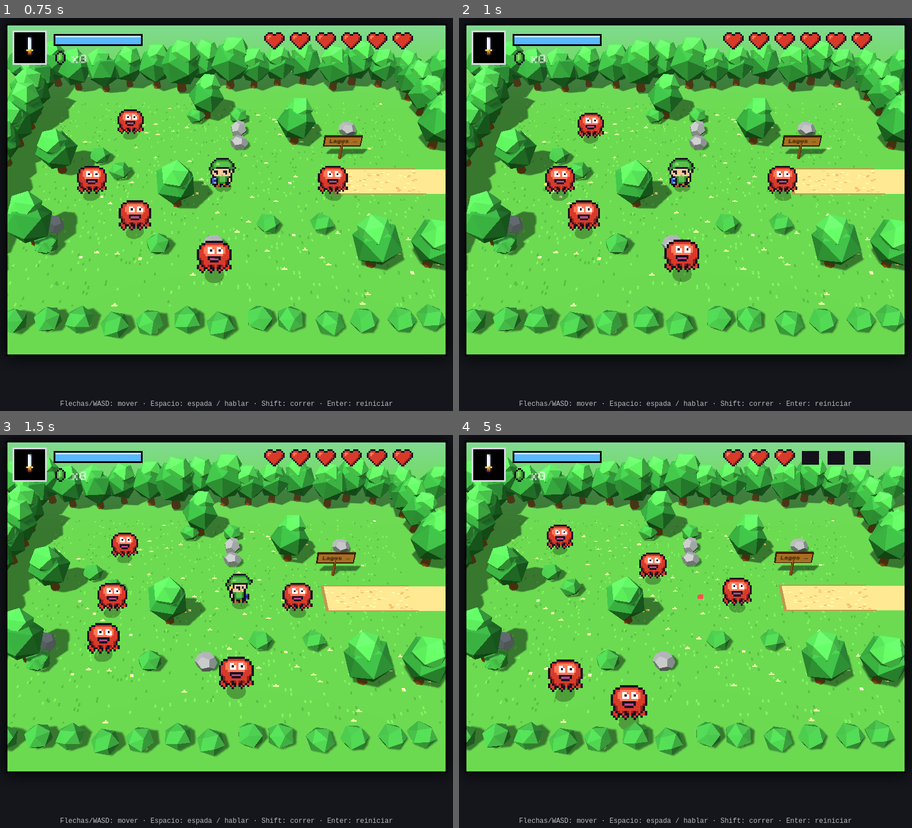
Above: before the commit, frames 1-4 (two rows, left to right).
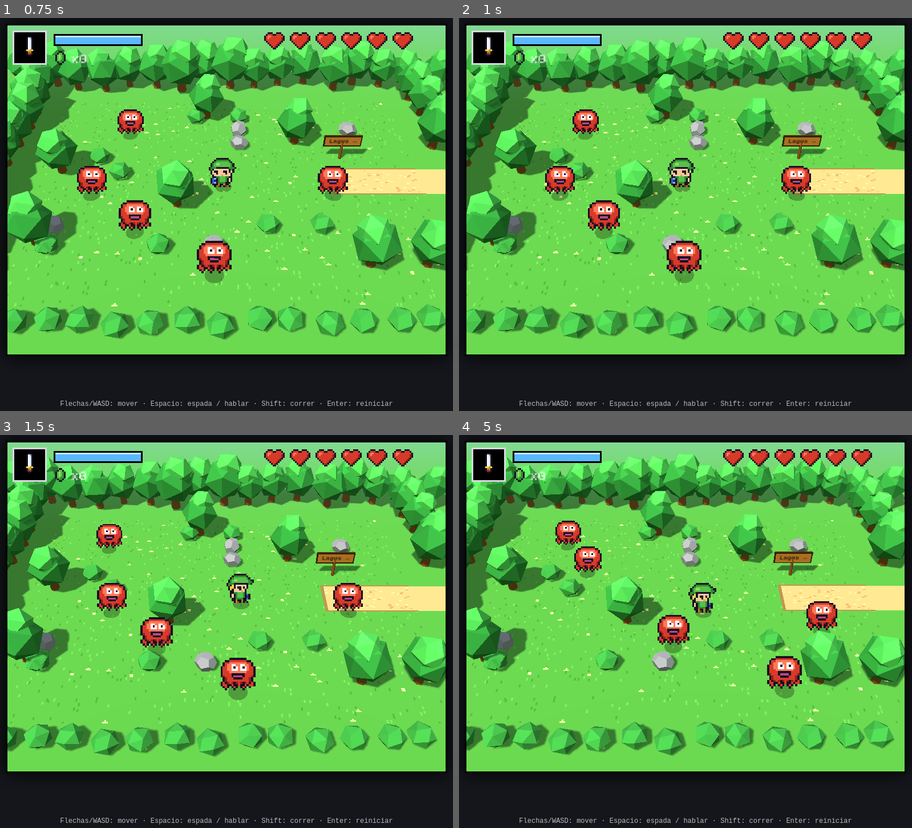
Above: after the commit, the same moments.

Repository: angelo12358/mi-juego-zelda
Game: browser game, page index.html
Same seed, same stepped clock (60 frames per second), same inputs: the game is played once before the commit and once after it.
Inputs (mouse positions are in pixels of both pictures, inside the frame that each line leads up to):
- Up to frame 1 (0.75 s): click (226, 190) at 0.27 s
- Up to frame 2 (1 s): no input
- Up to frame 3 (1.5 s): hold Right from 1.03 s (still down); tap Space at 1.1 s
- Up to frame 4 (5 s): release Right at 1.53 s; hold Down 1.58-1.85 s; tap Space every 0.5 s from 1.6 to 4.6 s; hold Left 1.9-2.47 s; hold Up 2.52-2.82 s; tap D at 2.52 s; hold Right 2.87-3.53 s; hold Up 3.58-3.82 s; hold Left 3.87-4.3 s; hold Down 4.35-4.68 s; hold Right from 4.73 s (still down)

Frame 1 is identical in both runs. In frame 2, 2.4% of the frame differs, in the area x 24-78%, y 23-68%; in frame 3, 5.2%; in frame 4, 10%, in the area x 1-99%, y 3-82%.

Commit message:
Espada: tajo en arco y remolino cargado
- Toque de Espacio: tajo en arco frente al personaje, con estela blanca.
- Mantener Espacio: el personaje carga la espada (camina más lento y no
  se voltea); la hoja brilla cada vez más y parpadea azul al estar lista.
- Soltar con la carga llena: remolino de una vuelta completa que golpea
  a todos los enemigos alrededor (2 de daño) y los empuja.
- La espada ahora es un modelo 3D que gira alrededor del jugador.

Co-Authored-By: Claude Opus 5.5 <noreply@anthropic.com>

Diff:
--- a/index.html
+++ b/index.html
@@ -269,7 +269,7 @@
 function rand(a,b){ return Math.floor(Math.random()*(b-a+1))+a; }
 const arboles=[], arbustos=[], rocas=[];
 const p = { x:120, y:90, w:10, h:10, vel:0.9, dir:'abajo', vida:6, vidaMax:6, est:100,
-            atacando:0, inv:0, rupias:0, paso:0 };
+            atacando:0, carga:-1, giro:0, inv:0, rupias:0, paso:0 };
 function lejosDelInicio(x,y){ return Math.hypot(x-p.x,y-p.y) > 40; }
 // Zona libre junto al camino al pueblo, para que nada lo tape
 const SALIDA = {x:c.width-64, y:54, w:64, h:70};
@@ -460,11 +460,38 @@
   enemigos.push({x:ex,y:ey,w:12,h:12,vida:2,dir:rand(0,3),t:rand(30,90),disp:rand(80,200),golpe:0});
 }
 
-function espadaRect(){
-  if (p.dir==='arriba') return {x:p.x-1, y:p.y-12, w:6,  h:12};
-  if (p.dir==='abajo')  return {x:p.x+5, y:p.y+p.h-1, w:6, h:12};
-  if (p.dir==='izq')    return {x:p.x-12,y:p.y+3,  w:12, h:6};
-  return                       {x:p.x+p.w-1,y:p.y+3, w:12, h:6};
+// ================= ESPADA: TAJO Y REMOLINO =================
+// Toque de Espacio = tajo en arco. Mantener = cargar (la espada brilla).
+// Soltar con la carga llena = remolino: una vuelta completa que golpea todo alrededor.
+const T_TAJO = 14, T_GIRO = 22, T_CARGA = 45, LARGO_ESPADA = 19;
+const ANG_DIR = {der:0, abajo:Math.PI/2, izq:Math.PI, arriba:-Math.PI/2};
+// angulo de la espada en el plano del juego (x a la derecha, y hacia abajo)
+function anguloEspada(){
+  const base = ANG_DIR[p.dir];
+  if (p.giro>0) return base + (1 - p.giro/T_GIRO) * Math.PI*2;
+  if (p.atacando>0) return base - 1.4 + (1 - p.atacando/T_TAJO) * 2.8;
+  return base;   // cargando: espada al frente
+}
+function golpear(en, dano, dx, dy, aturdido){
+  en.vida -= dano; en.golpe = aturdido; chispas(en.x+6,en.y+6,'#ffffff');
+  const nx = en.x+dx*10, ny = en.y+dy*10;
+  if (!choca(nx,en.y,en.w,en.h)) en.x = nx;
+  if (!choca(en.x,ny,en.w,en.h)) en.y = ny;
+}
+function revisarGolpes(){
+  if (escena!=='campo') return;
+  const cx = p.x+p.w/2, cy = p.y+p.h/2;
+  if (p.giro>0){
+    enemigos.forEach(en=>{
+      if (en.golpe>0) return;
+      const ex = en.x+6-cx, ey = en.y+6-cy, d = Math.hypot(ex,ey) || 1;
+      if (d < LARGO_ESPADA+8) golpear(en, 2, ex/d, ey/d, T_GIRO+4);
+    });
+  } else if (p.atacando>0){
+    const a = anguloEspada(), base = ANG_DIR[p.dir];
+    const zonas = [9, LARGO_ESPADA].map(r=>({x:cx+Math.cos(a)*r-4, y:cy+Math.sin(a)*r-4, w:8, h:8}));
+    enemigos.forEach(en=>{ if (en.golpe<=0 && zonas.some(z=>solapa(z,en))) golpear(en, 1, Math.cos(base), Math.sin(base), 20); });
+  }
 }
 function chispas(x,y,col){ for(let i=0;i<8;i++) particulas.push({x,y,dx:(Math.random()-.5)*2,dy:(Math.random()-.5)*2,vida:20,col}); }
 
@@ -481,7 +508,7 @@
 const NOMBRES = { pueblo:'Lagos', rio:'La Cascada' };
 // lado = por donde aparece el jugador en el nuevo escenario
 function entrar(dest, lado='izq'){
-  escena = dest; balas.length = 0; particulas.length = 0; fundido = 14; p.atacando = 0;
+  escena = dest; balas.length = 0; particulas.length = 0; fundido = 14; p.atacando = 0; p.carga = -1; p.giro = 0;
   p.y = Math.min(Math.max(p.y, CAMINO_Y1+2), CAMINO_Y2-p.h-2);
   p.x = lado==='izq' ? 3 : c.width - p.w - 3;
   cartel = NOMBRES[dest] ? {texto:NOMBRES[dest], t:150} : null;
@@ -536,15 +563,17 @@
   }
 
   let dx=0, dy=0;
+  const dirAntes = p.dir;
   if (keys['arrowleft'] ||keys['a']) { dx=-1; p.dir='izq'; }
   if (keys['arrowright']||keys['d']) { dx=1;  p.dir='der'; }
   if (keys['arrowup']   ||keys['w']) { dy=-1; p.dir='arriba'; }
   if (keys['arrowdown'] ||keys['s']) { dy=1;  p.dir='abajo'; }
   if (dx&&dy){ dx*=0.7; dy*=0.7; }
+  if (p.carga>=0 || p.giro>0) p.dir = dirAntes;   // cargando o girando: mira siempre al mismo lado
   let v = p.vel;
   const corre = keys['shift'] && p.est>0 && (dx||dy);
   if (corre){ v*=1.7; p.est-=1.2; } else p.est=Math.min(100,p.est+0.6);
-  if (p.atacando>0) v*=0.3;
+  if (p.atacando>0 || p.giro>0) v*=0.3; else if (p.carga>=0) v*=0.55;
   if (!choca(p.x+dx*v,p.y,p.w,p.h)) p.x+=dx*v;
   if (!choca(p.x,p.y+dy*v,p.w,p.h)) p.y+=dy*v;
   if (dx||dy) p.paso+=corre?0.3:0.18;
@@ -561,20 +590,20 @@
     if (espNuevo){ const n = npcCercano(); if (n){ hablar(n); return; } }
   }
 
-  if (keys[' '] && !esperarSoltar && p.atacando===0 && p.est>=10){ p.atacando=16; p.est-=10; }
-  if (p.atacando>0){
-    p.atacando--;
-    if (escena==='campo'){
-    const e = espadaRect();
-    enemigos.forEach(en=>{
-      if (en.golpe>0) return;
-      if (solapa(e,en)){
-        en.vida--; en.golpe=20; chispas(en.x+6,en.y+6,'#ffffff');
-        const d = DIRS.find(d=>d[2]===p.dir); en.x+=d[0]*8; en.y+=d[1]*8;
-      }
-    });
+  if (espNuevo && !esperarSoltar && p.atacando===0 && p.giro===0 && p.est>=10){
+    p.atacando = T_TAJO; p.est -= 10; p.carga = 0;
+  }
+  if (p.atacando>0) p.atacando--;
+  else if (p.giro>0) p.giro--;
+  else if (p.carga>=0){
+    if (keys[' ']){
+      if (p.carga < T_CARGA && ++p.carga===T_CARGA) chispas(p.x+5,p.y+5,'#bfe6ff');   // carga lista
+    } else {
+      if (p.carga>=T_CARGA && p.est>=15){ p.giro = T_GIRO; p.est -= 15; }
+      p.carga = -1;
     }
   }
+  revisarGolpes();
   if (p.inv>0) p.inv--;
   if (escena!=='campo') return;   // en el pueblo no hay enemigos
 
@@ -914,8 +943,18 @@
 
 // ---------- personajes y objetos que se mueven ----------
 const linkObj = personaje(SPR_LINK.abajo);
-const espadaSpr = new THREE.Sprite(new THREE.SpriteMaterial({map:texCanvas(SPR_ESPADA.arriba), alphaTest:0.5, fog:false}));
-escena3d.add(linkObj, espadaSpr);
+// espada 3D: gira alrededor del jugador (tajo y remolino)
+const matHoja = new THREE.MeshStandardMaterial({color:'#e8eef5', emissive:'#000000', flatShading:true, roughness:0.35, metalness:0.3});
+const espada3d = new THREE.Group();
+espada3d.add(malla(new THREE.BoxGeometry(0.8,0.05,0.12), matHoja, 0.62,0,0));
+espada3d.add(malla(new THREE.ConeGeometry(0.075,0.16,4).rotateZ(-Math.PI/2), matHoja, 1.1,0,0));
+espada3d.add(malla(new THREE.BoxGeometry(0.08,0.09,0.42), '#f5d84a', 0.2,0,0));
+espada3d.add(malla(new THREE.BoxGeometry(0.2,0.07,0.07), '#8a4f1a', 0.07,0,0));
+// estela blanca que deja la espada al moverse
+const estela = new THREE.Mesh(new THREE.BufferGeometry(),
+  new THREE.MeshBasicMaterial({color:'#ffffff', transparent:true, opacity:0.45, depthWrite:false, side:THREE.DoubleSide, fog:false}));
+espada3d.scale.setScalar(1.15);
+escena3d.add(linkObj, espada3d, estela);
 
 pueblo.npcs.forEach(n=>{ n.obj = personaje(n.spr); grupoPueblo.add(n.obj); });
 const cvBurbuja = document.createElement('canvas'); cvBurbuja.width=10; cvBurbuja.height=10;
@@ -962,13 +1001,27 @@
   const piso = alturaPiso(p.x+5, p.y+8);
   linkObj.position.set(lx, piso, lz);
   linkObj.visible = !(p.inv>0 && Math.floor(p.inv/4)%2);
-  espadaSpr.visible = p.atacando>0;
-  if (p.atacando>0){
-    const cv = SPR_ESPADA[p.dir];
-    espadaSpr.material.map = texCanvas(cv);
-    espadaSpr.scale.set(cv.width*U*ESC, cv.height*U*ESC, 1);
-    const off = {arriba:[0,0.95,-0.5], abajo:[0,0.3,0.5], izq:[-0.7,0.5,0], der:[0.7,0.5,0]}[p.dir];
-    espadaSpr.position.set(lx+off[0], off[1]+piso, lz+off[2]);
+  const cargando = p.carga>=0 && p.atacando===0 && p.giro===0;
+  espada3d.visible = p.atacando>0 || p.giro>0 || cargando;
+  estela.visible = p.atacando>0 || p.giro>0;
+  if (espada3d.visible){
+    const a = anguloEspada(), yE = piso + 0.42, zc = wz(p.y+p.h/2);
+    espada3d.position.set(lx, yE, zc);
+    espada3d.rotation.set(0, -a, 0);
+    // brillo: sube mientras carga, parpadea azul cuando esta lista y durante el remolino
+    let brillo = 0;
+    if (cargando) brillo = p.carga>=T_CARGA ? (Math.floor(t/90)%2 ? 1 : 0.5) : p.carga/T_CARGA*0.35;
+    if (p.giro>0) brillo = 1;
+    matHoja.emissive.setRGB(0.25*brillo, 0.6*brillo, 1.0*brillo);
+    if (estela.visible){
+      const inicio = p.giro>0 ? ANG_DIR[p.dir] : ANG_DIR[p.dir]-1.4;
+      const barrido = Math.max(0.05, a - inicio);
+      estela.geometry.dispose();
+      estela.geometry = new THREE.RingGeometry(0.3, 1.35, 24, 1, -a, barrido).rotateX(-Math.PI/2);
+      estela.position.set(lx, yE, zc);
+      estela.material.color.set(p.giro>0 ? '#8fd8ff' : '#ffffff');
+      estela.material.opacity = p.giro>0 ? 0.75 : 0.6;
+    }
   }
 
   // camara: fija sobre la pantalla, con un pequeno seguimiento al jugador
